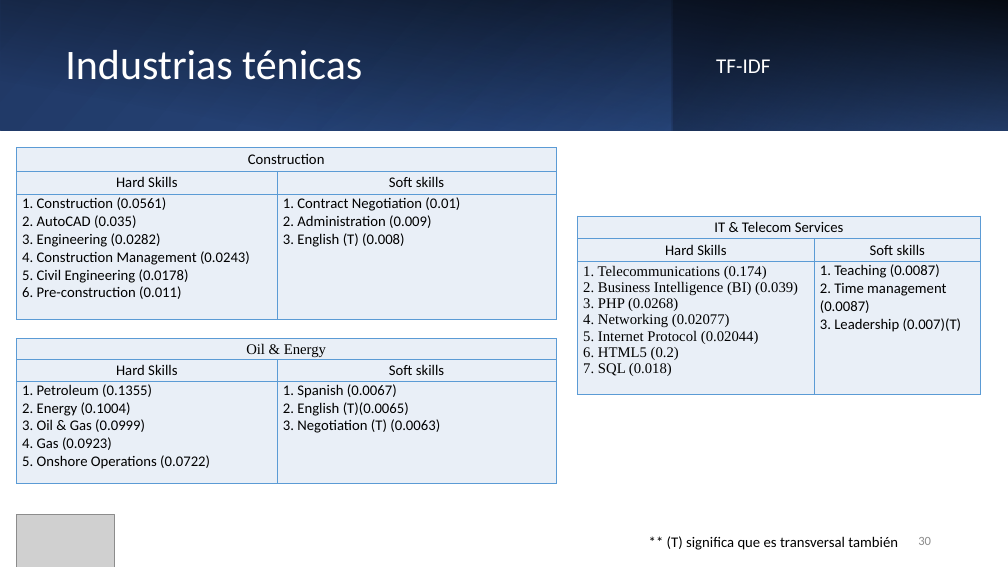
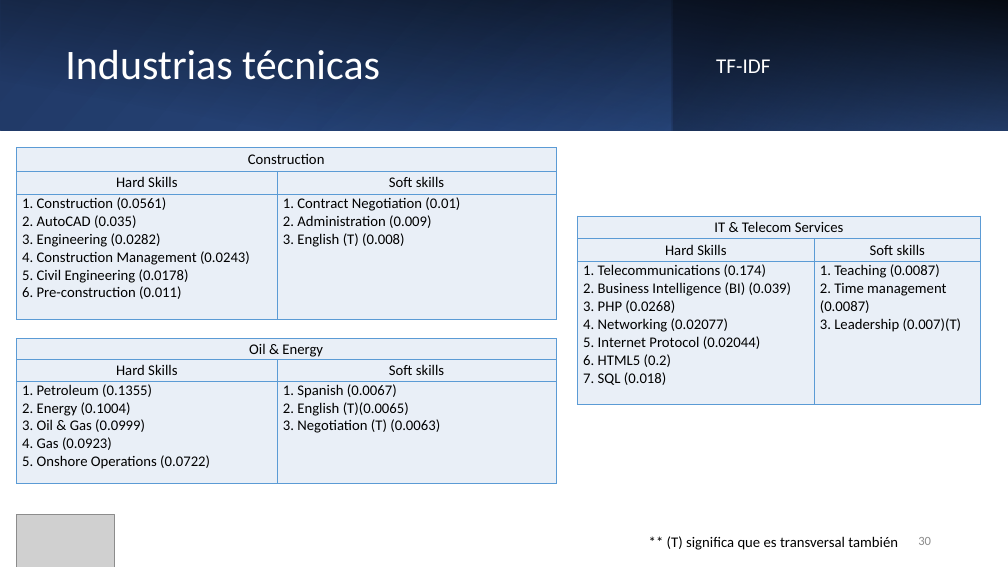
Before and after one commit to JFNebel/ecuadorian-graduates-workforce-mobility, a slide deck: slide 30 of Entrega/ICD_Final.pptx. Drawn at 1008x567 pixels with LibreOffice and Linux fonts; fonts in the diff are those of the drawing; grey boxes stand for pictures. Boxes give left, top, right and bottom in pixels: in the first picture for what was removed or moved away, otherwise in the second. Text is boxed around its words. In the diff, an @@ line names an element or a change of style, - is before the commit and + after.

```diff
--- a/Entrega/ICD_Final.pptx
+++ b/Entrega/ICD_Final.pptx
@@ title at (65, 50, 380, 80): text changed @@
-Industrias ténicas
+Industrias técnicas
@@ table at (578, 216, 981, 403) @@
@@ font Times New Roman to Calibri in "1. Telecommunications (0.174)", "2. Business Intelligence (BI) (0.039)", "3. PHP (0.0268)", "4. Networking (0.02077)" and 3 more places @@
@@ table at (17, 339, 557, 483) @@
@@ font Times New Roman to Calibri in "Oil & Energy" @@
```
Also in this commit, not shown: 6 other slides changed, 15 other files.
